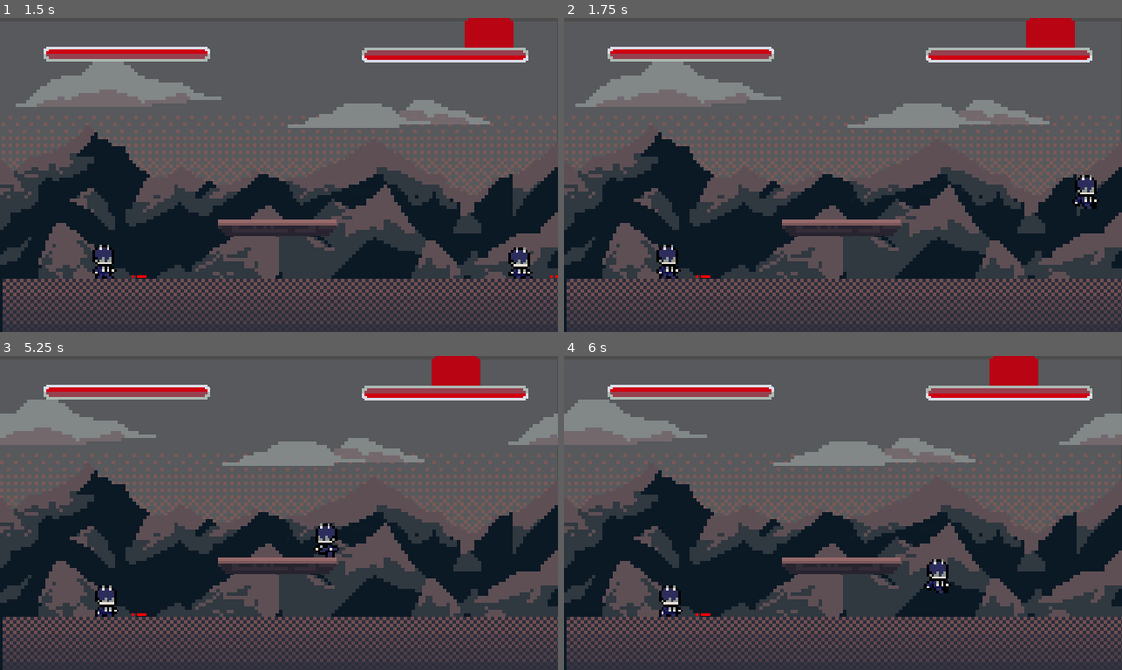
Above: before the commit, frames 1-4 (two rows, left to right).
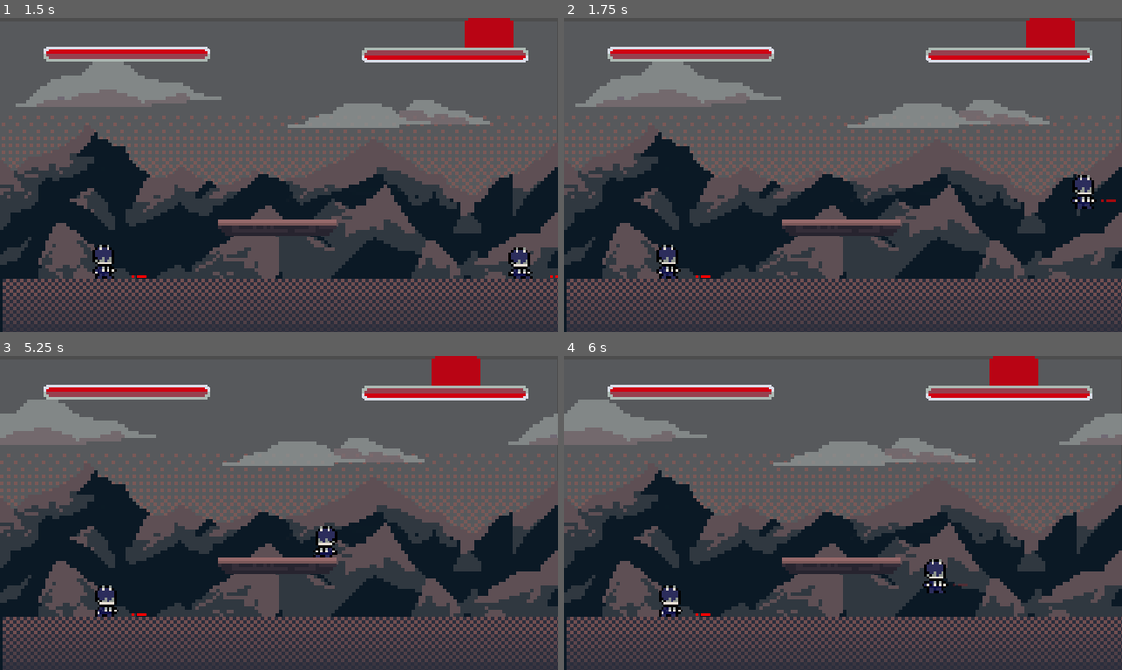
Above: after the commit, the same moments.

Repository: lucasmcclean/project-foxtrot-black-trigger-watchtower-omega
Game: Godot game, scene res://main.tscn
Two runs of this game, one before a commit and one after it. Both use one fixed random seed, a clock stepped at 60 frames per second and the inputs below.
Inputs:
- Up to frame 1 (1.5 s): hold D (move_right) 0.53-1.28 s; tap Space (flash_step) at 0.6 s; tap W (jump) at 0.77, 1.07 s; tap E (kick) at 0.8, 1.35 s; hold Insert (move_down) from 1.28 s (still down)
- Up to frame 2 (1.75 s): keep holding Insert (move_down); tap W (jump) at 1.52 s; tap Q (punch) at 1.55 s
- Up to frame 3 (5.25 s): tap W (jump) at 1.82, 2.3, 2.85, 3.02, 3.32, 3.77, 4.07, 4.52, 4.82 s; release Insert (move_down) at 2.03 s; hold D (move_right) 2.03-2.78 s; tap Q (punch) at 2.1, 4.55 s; hold Page Up (move_up) 2.78-3.53 s; tap Space (flash_step) at 3.05, 4.35 s; hold A (move_left) 3.53-5.03 s; tap S (crouch) at 3.6 s; tap E (kick) at 3.8, 5.1 s; hold Insert (move_down) from 5.03 s (still down)
- Up to frame 4 (6 s): tap W (jump) at 5.3 s; release Insert (move_down) at 5.78 s; hold D (move_right) from 5.78 s (still down); tap Q (punch) at 5.85 s

Frame 1 is identical in both runs. In frame 2, 0.3% of the frame differs, in the area x 90-99%, y 50-61%; in frame 3, 0.3%; in frame 4, 0.3%.

Commit message:
Adjusted timeouts

Diff:
--- a/project-foxtrot-black-trigger-watchtower-omega/player/player.gd
+++ b/project-foxtrot-black-trigger-watchtower-omega/player/player.gd
@@ -107,7 +107,7 @@
 				hit_player.take_hit(1, -1)
 			else:
 				hit_player.take_hit(1, 1)
-	await get_tree().create_timer(0.5).timeout
+	await get_tree().create_timer(0.3).timeout
 	can_punch = true
 	animation.stop()
 
@@ -125,7 +125,7 @@
 				hit_player.take_hit(1, -1)
 			else:
 				hit_player.take_hit(1, 1)
-	await get_tree().create_timer(0.5).timeout
+	await get_tree().create_timer(0.3).timeout
 	can_kick = true
 	animation.stop()
 
